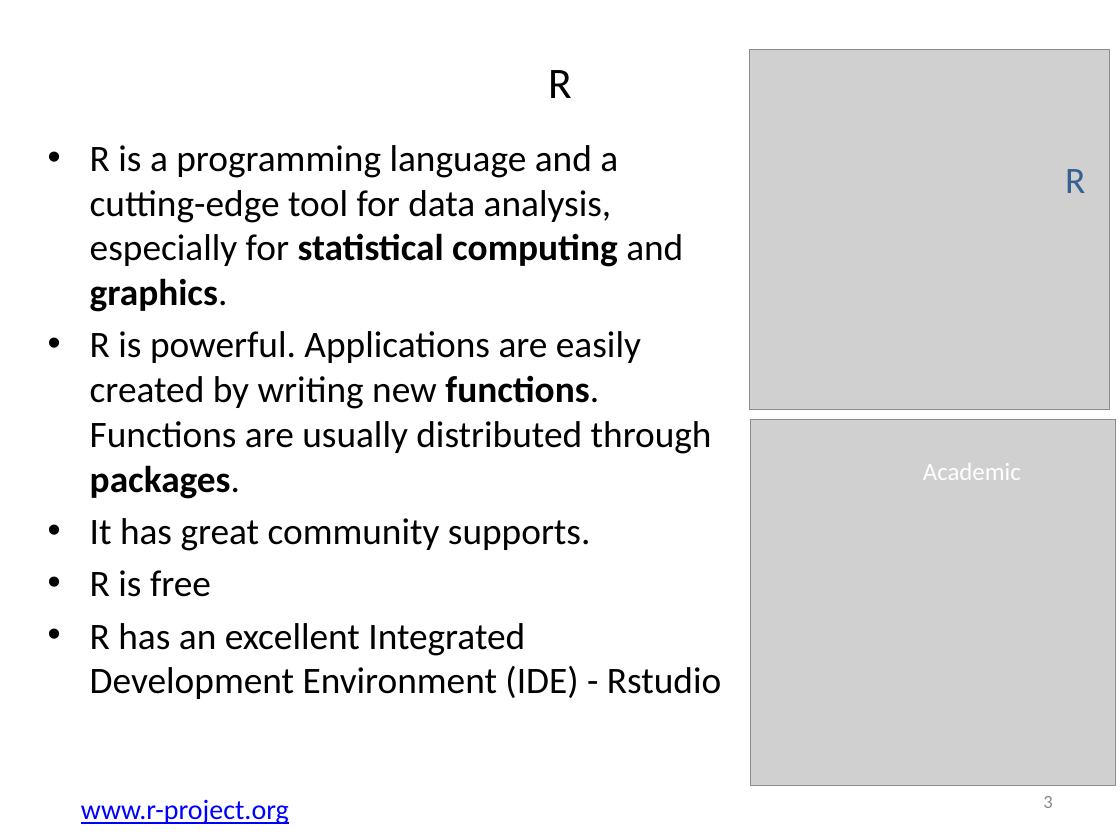
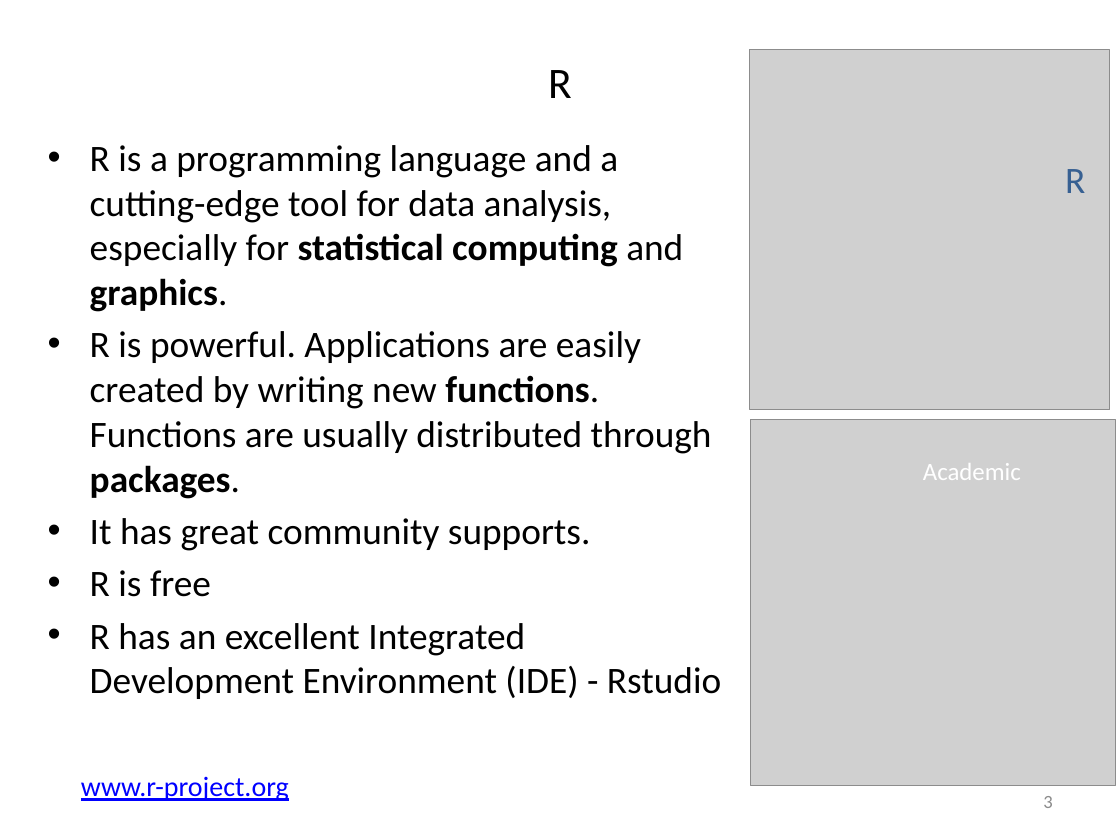
Before and after one commit to liu3zhenlab/teaching, a slide deck: slide 3 of PLPTH813Bioinformatis/2023/lectures/lecture04_R.pptx. Drawn at 1120x840 pixels with LibreOffice and Linux fonts; fonts in the diff are those of the drawing; grey boxes stand for pictures. Boxes give left, top, right and bottom in pixels: in the first picture for what was removed or moved away, otherwise in the second. Text is boxed around its words. In the diff, an @@ line names an element or a change of style, - is before the commit and + after.

```diff
--- a/PLPTH813Bioinformatis/2023/lectures/lecture04_R.pptx
+++ b/PLPTH813Bioinformatis/2023/lectures/lecture04_R.pptx
@@ text "www.r-project.org": place and size @@
-text "www.r-project.org" at bbox=[81, 800, 289, 824]
+text "www.r-project.org" at bbox=[81, 777, 289, 801]
```
Also in this commit, not shown: 10 other slides changed, 2 slides removed.
